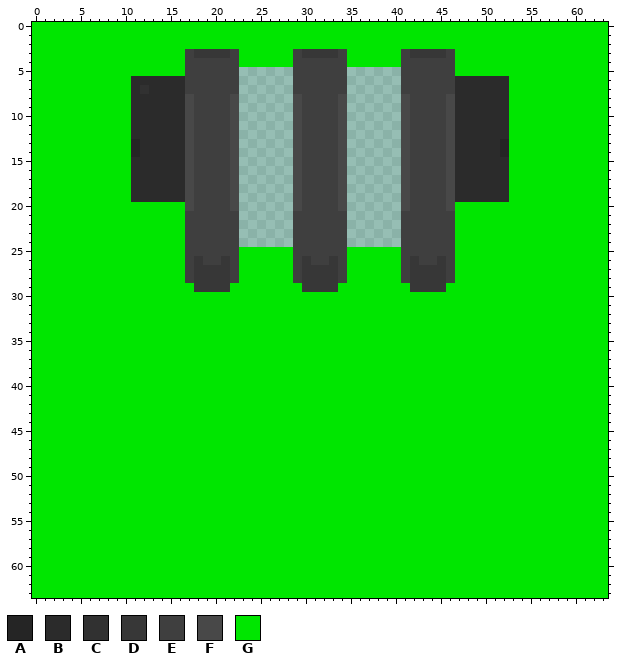
Edited in one commit: pixel-art sprite (ships/terran/shields/shield_Roasted_1x1/roof.png). Above, as it was before the edit.
The file is 64x64 pixels. Colours within 5 levels of each other are drawn and written as one.
Palette (. is transparent): A #252525  B #2b2b2b  C #313131  D #373737  E #3f3f3f  F #484848  G #00e600
The result:
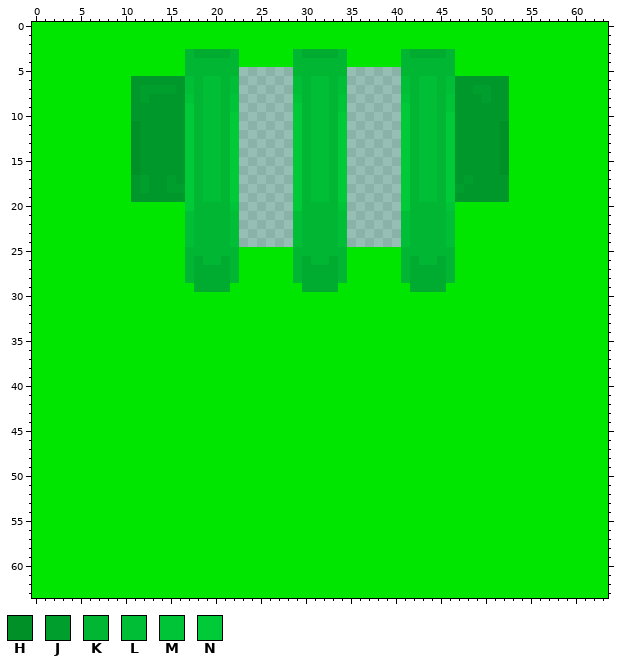
Colours new in this view: H #009028  J #009e2c  K #00b633  L #00be35  M #00c437  N #00ca38
Diff:
Colour B changes from #2b2b2b to #00982a.
Colour D changes from #373737 to #00ac30.
Colour A gives way to colour H in rows 13 to 14 at x 11 and 52.
Colour B gives way to colour H in rows 11 to 12 at x 11 and 52; in rows 15 to 16 at x 11 and 52.
Colour B gives way to colour J in row 7 at x 13 to 15 and 49 to 50; in row 8 at x 12 and 50; in row 17 at x 12, 15 and 48; in row 18 at x 12, 15 to 16 and 47.
Colour C gives way to colour J in row 7 at x 12.
Colour E gives way to colour K in row 3 at x 17, 22, 29, 34, 41 and 46; in rows 4 to 5 at x 17 to 22, 29 to 34 and 41 to 46; in rows 6 to 19 at x 18, 21, 30, 33, 42 and 45; in rows 20 to 24 at x 18 to 21, 30 to 33 and 42 to 45; in row 25 at x 17 to 22, 29 to 34 and 41 to 46; in row 26 at x 17, 19 to 20, 22, 29, 31 to 32, 34, 41, 43 to 44 and 46.
Colour E gives way to colour K in rows 27 to 28 at x 17, 22, 29, 34, 41 and 46.
Colour E gives way to colour L in rows 6 to 7 at x 17, 19 to 20, 22, 29, 31 to 32, 34, 41, 43 to 44 and 46; in rows 8 to 19 at x 19 to 20, 31 to 32 and 43 to 44; in rows 21 to 24 at x 17, 22, 29, 34, 41 and 46.
Colour F gives way to colour M in row 8 at x 17, 22, 29, 34, 41 and 46; in row 9 at x 22, 34 and 46; in row 20 at x 22, 34 and 46.
Colour F gives way to colour N in row 9 at x 17, 29 and 41; in rows 10 to 19 at x 17, 22, 29, 34, 41 and 46; in row 20 at x 17, 29 and 41.
